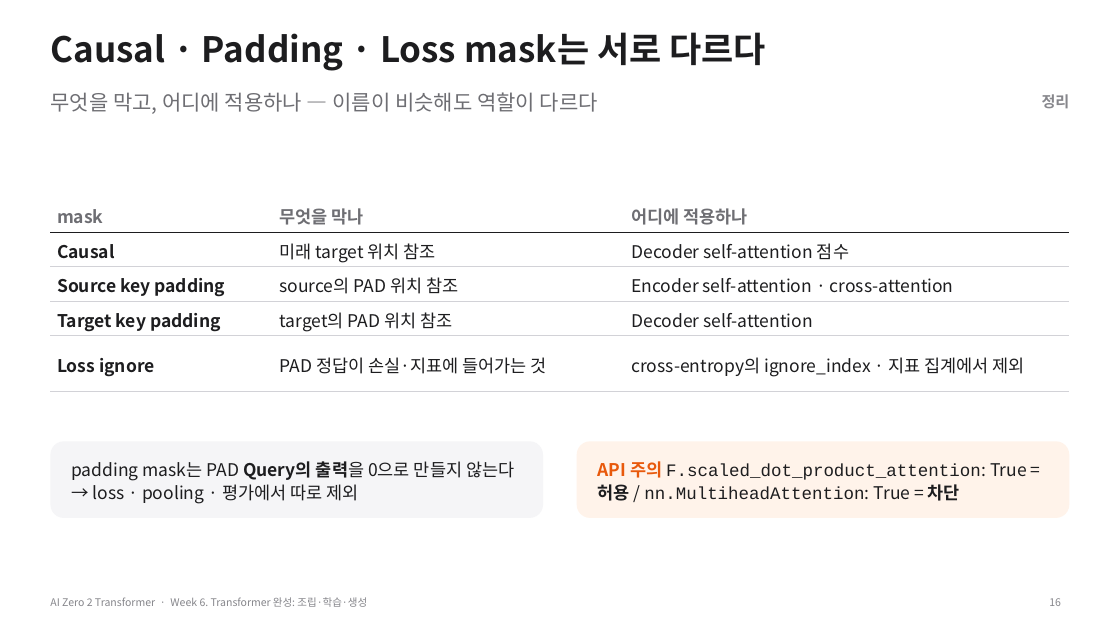
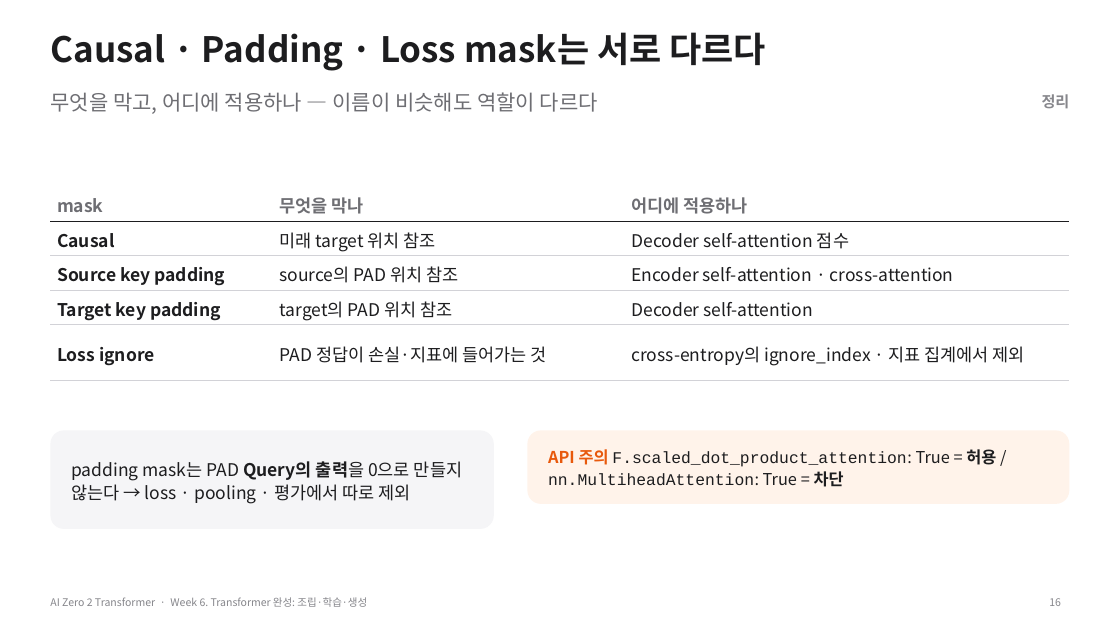
Before and after one commit to myunhh/AI-Zero-2-Transformers, a slide deck: slide 16 of lectures/week06_transformer_complete.pptx. Drawn at 1120x630 pixels with LibreOffice and Linux fonts; fonts in the diff are those of the drawing. Boxes give left, top, right and bottom in pixels: in the first picture for what was removed or moved away, otherwise in the second. Text is boxed around its words. In the diff, an @@ line names an element or a change of style, - is before the commit and + after.

```diff
--- a/lectures/week06_transformer_complete.pptx
+++ b/lectures/week06_transformer_complete.pptx
@@ table: place and size @@
-table at [50, 197, 1070, 391]
+table at [50, 187, 1070, 380]
@@ rounded rectangle "padding mask는 PAD Query의 출력을 ...": place and size @@
-rounded rectangle "padding mask는 PAD Query의 출력을 ..." at [50, 441, 544, 518]
+rounded rectangle "padding mask는 PAD Query의 출력을 ..." at [50, 430, 494, 528]
@@ rounded rectangle "padding mask는 PAD Query의 출력을 ..." at [50, 430, 494, 528]: proportions changed @@
@@ rounded rectangle "API 주의 F.scaled_dot_product_attention: True = ...": place and size @@
-rounded rectangle "API 주의 F.scaled_dot_product_attention: True = ..." at [577, 441, 1070, 518]
+rounded rectangle "API 주의 F.scaled_dot_product_attention: True = ..." at [528, 430, 1070, 504]
@@ rounded rectangle "API 주의 F.scaled_dot_product_attention: True = ..." at [528, 430, 1070, 504]: size 15 to 14 pt; proportions changed @@
```
Also in this commit, not shown: 9 other slides changed, 12 other files.
